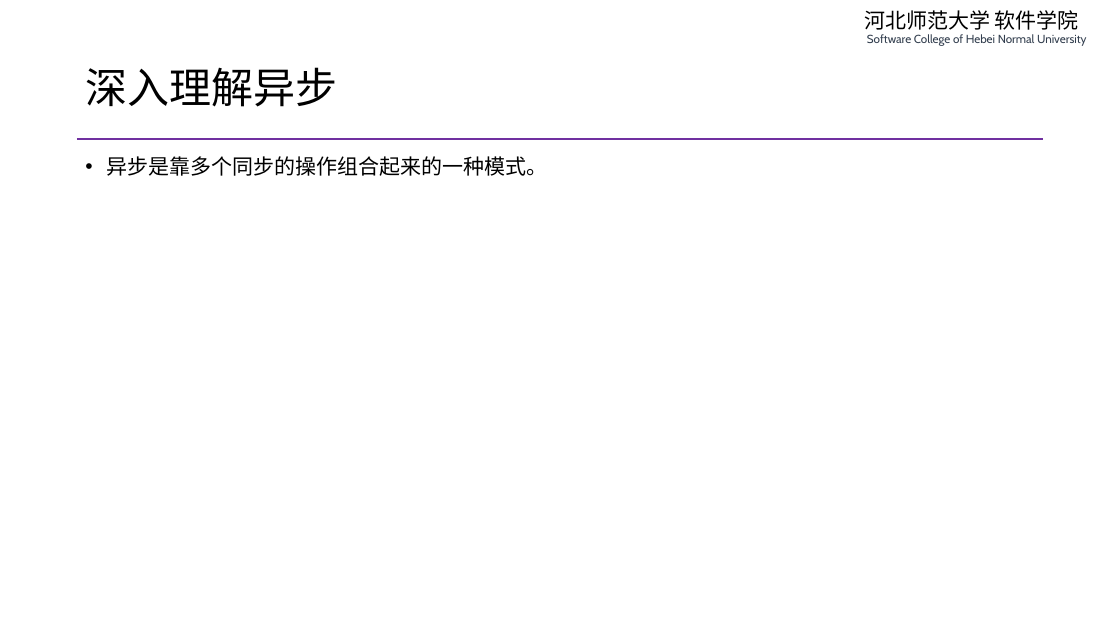
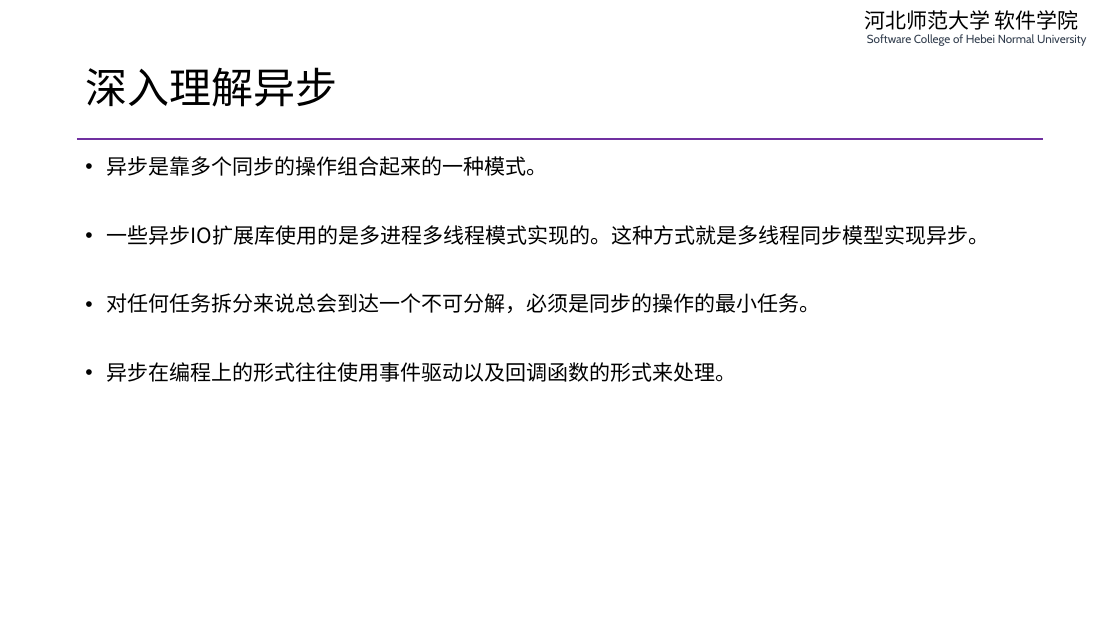
Before and after one commit to edu2act/course-php-serverside-development-on-linux, a slide deck: slide 6 of materials/slides/ch08-async-io-and-swoole.pptx. Drawn at 1120x630 pixels with LibreOffice and Linux fonts; fonts in the diff are those of the drawing. Boxes give left, top, right and bottom in pixels: in the first picture for what was removed or moved away, otherwise in the second. Text is boxed around its words. In the diff, an @@ line names an element or a change of style, - is before the commit and + after.

```diff
--- a/materials/slides/ch08-async-io-and-swoole.pptx
+++ b/materials/slides/ch08-async-io-and-swoole.pptx
@@ text at box(106, 225, 989, 382): paragraphs added @@
+• 一些异步IO扩展库使用的是多进程多线程模式实现的。这种方式就是多线程同步模型实现异步。
+• 对任何任务拆分来说总会到达一个不可分解，必须是同步的操作的最小任务。
+• 异步在编程上的形式往往使用事件驱动以及回调函数的形式来处理。
```
Also in this commit, not shown: 3 other files.
